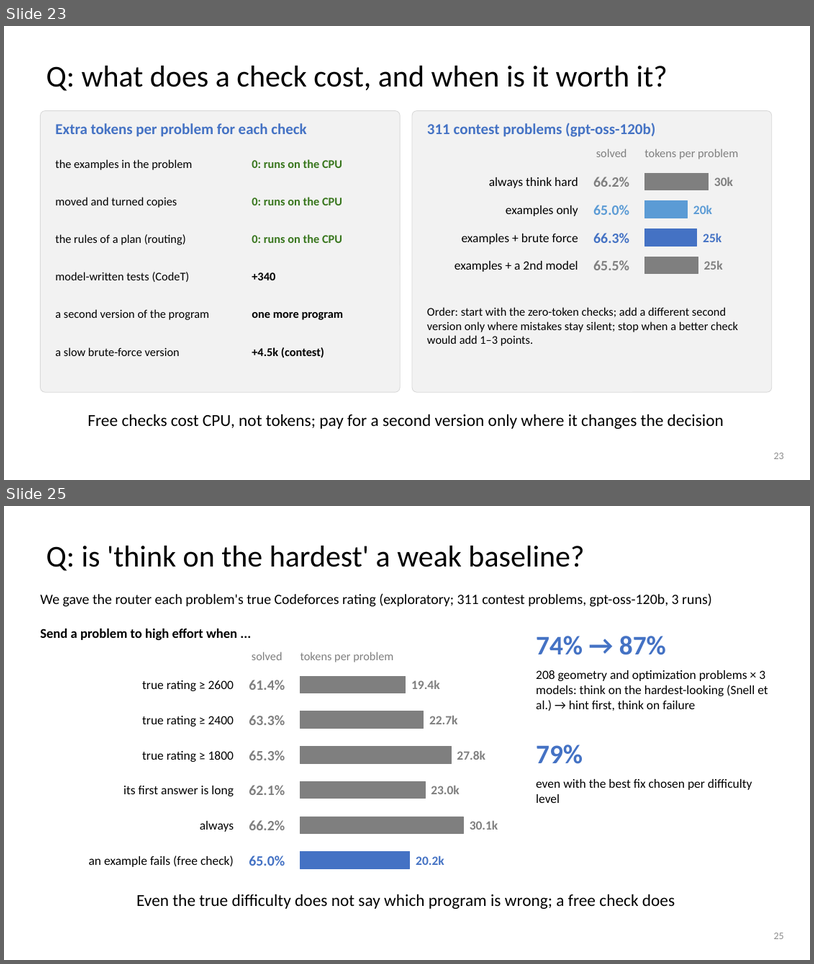
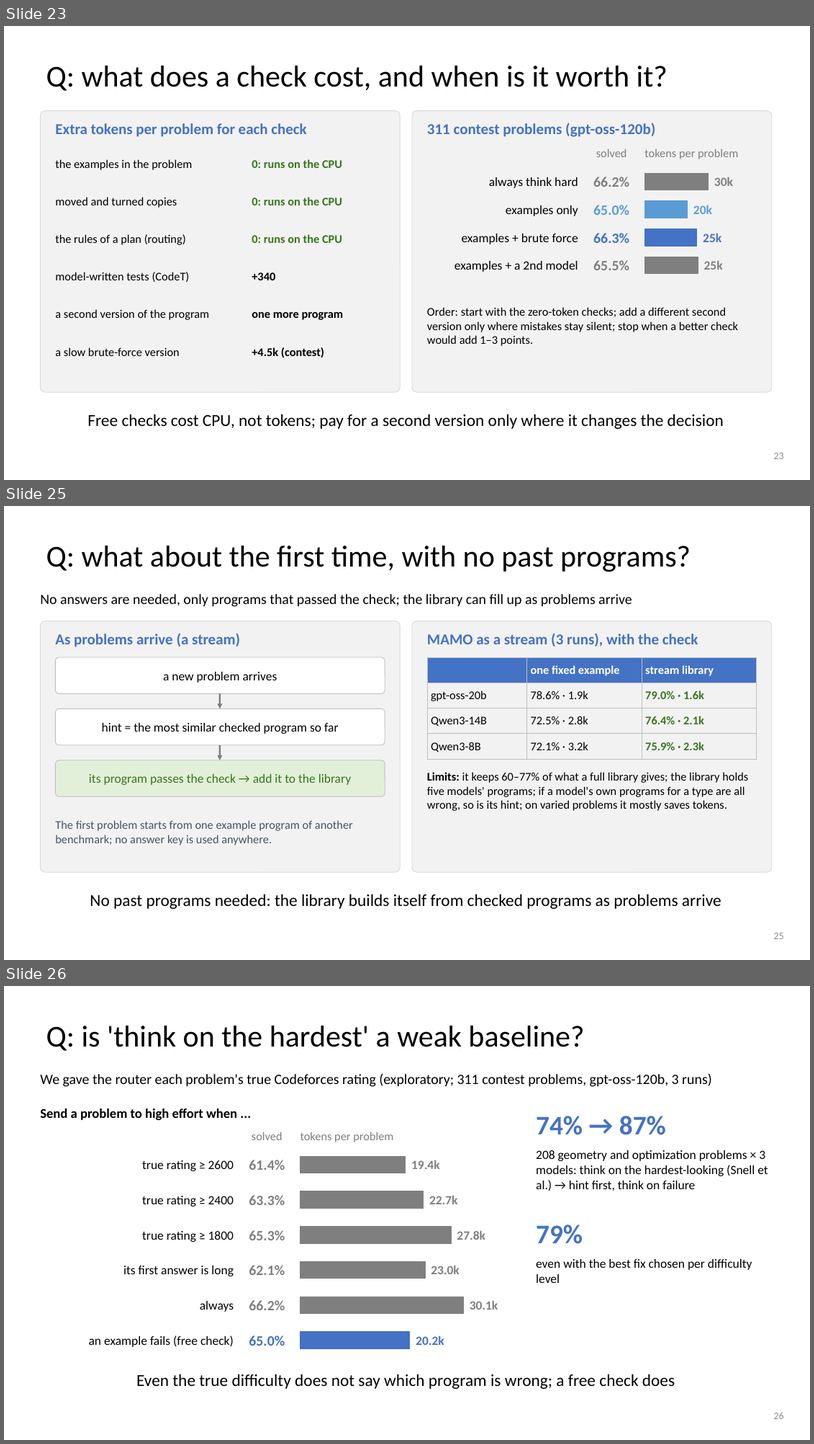
Before and after one commit to dlwns147/CSED490E_Project_Team5, a slide deck: Proposal_Team5.pptx. Shown one above the other, each under a label of ours: slides 23 and 25 before the commit, slides 23, 25 and 26 after it; the slides between them are not shown. The pictures are 814x964 and 814x1444 pixels, drawn with LibreOffice and Linux fonts; fonts in the diff are those of the drawing. Boxes give left, top, right and bottom in pixels: in the first picture for what was removed or moved away, otherwise in the second. Text is boxed around its words. In the diff, an @@ line names an element or a change of style, - is before the commit and + after.

```diff
--- a/Proposal_Team5.pptx
+++ b/Proposal_Team5.pptx
@@ slide 25 added at box(4, 506, 810, 960), background #FFFFFF @@
@@ title added at box(46, 546, 691, 572), 36 pt, text #000000 @@
+Q: what about the first time, with no past programs?
@@ text added at box(40, 594, 633, 607), 17 pt, text #000000 @@
+No answers are needed, only programs that passed the check; the library can fill up as problems arrive
@@ rounded rectangle added at box(40, 621, 400, 872), fill #F2F2F2, outline #D9D9D9 0.75 pt @@
@@ text added at box(55, 633, 240, 647), 18 pt, text #4472C4, bold @@
+As problems arrive (a stream)
@@ rounded rectangle added at box(412, 621, 772, 872), fill #F2F2F2, outline #D9D9D9 0.75 pt @@
@@ text added at box(427, 633, 698, 646), 18 pt, text #4472C4, bold @@
+MAMO as a stream (3 runs), with the check
@@ rounded rectangle added at box(55, 657, 385, 693), fill #FFFFFF, outline #BFBFBF 0.75 pt @@
@@ text added at box(163, 672, 278, 682), 15 pt, text #000000 @@
+a new problem arrives
@@ table added at box(427, 657, 757, 755), 4 rows, 3 columns @@
+ | one fixed example | stream library
+gpt-oss-20b | 78.6% · 1.9k | 79.0% · 1.6k
+Qwen3-14B | 72.5% · 2.8k | 76.4% · 2.1k
+Qwen3-8B | 72.1% · 3.2k | 75.9% · 2.3k
@@ arrow added from (220, 693) to (220, 708), #7F7F7F 2 pt @@
@@ rounded rectangle added at box(55, 708, 385, 745), fill #FFFFFF, outline #BFBFBF 0.75 pt @@
@@ text added at box(102, 723, 338, 734), 15 pt, text #000000 @@
+hint = the most similar checked program so far
@@ rounded rectangle added at box(55, 760, 385, 796), fill #E2F0D9, outline #BFBFBF 0.75 pt @@
@@ arrow added from (220, 745) to (220, 760), #7F7F7F 2 pt @@
@@ text added at box(89, 774, 351, 785), 15 pt, text #38761D @@
+its program passes the check → add it to the library
@@ text added at box(427, 772, 748, 811), 14 pt, text #000000 @@
+Limits: it keeps 60–77% of what a full library gives; the library holds five models' programs; if a model's own programs for a type are all wrong, so is its hint; on varied problems it mostly saves tokens.
@@ text added at box(55, 820, 353, 845), 14 pt, text #44546A @@
+The first problem starts from one example program of another benchmark; no answer key is used anywhere.
@@ text added at box(90, 893, 722, 908), 20 pt, text #000000 @@
+No past programs needed: the library builds itself from checked programs as problems arrive
@@ page number added at box(774, 932, 784, 939), 12 pt, text #8C8C8C @@
+25
@@ what was slide 25 is now slide 26 @@
```
Also in this commit, not shown: 1 slide changed, 4 other files.
